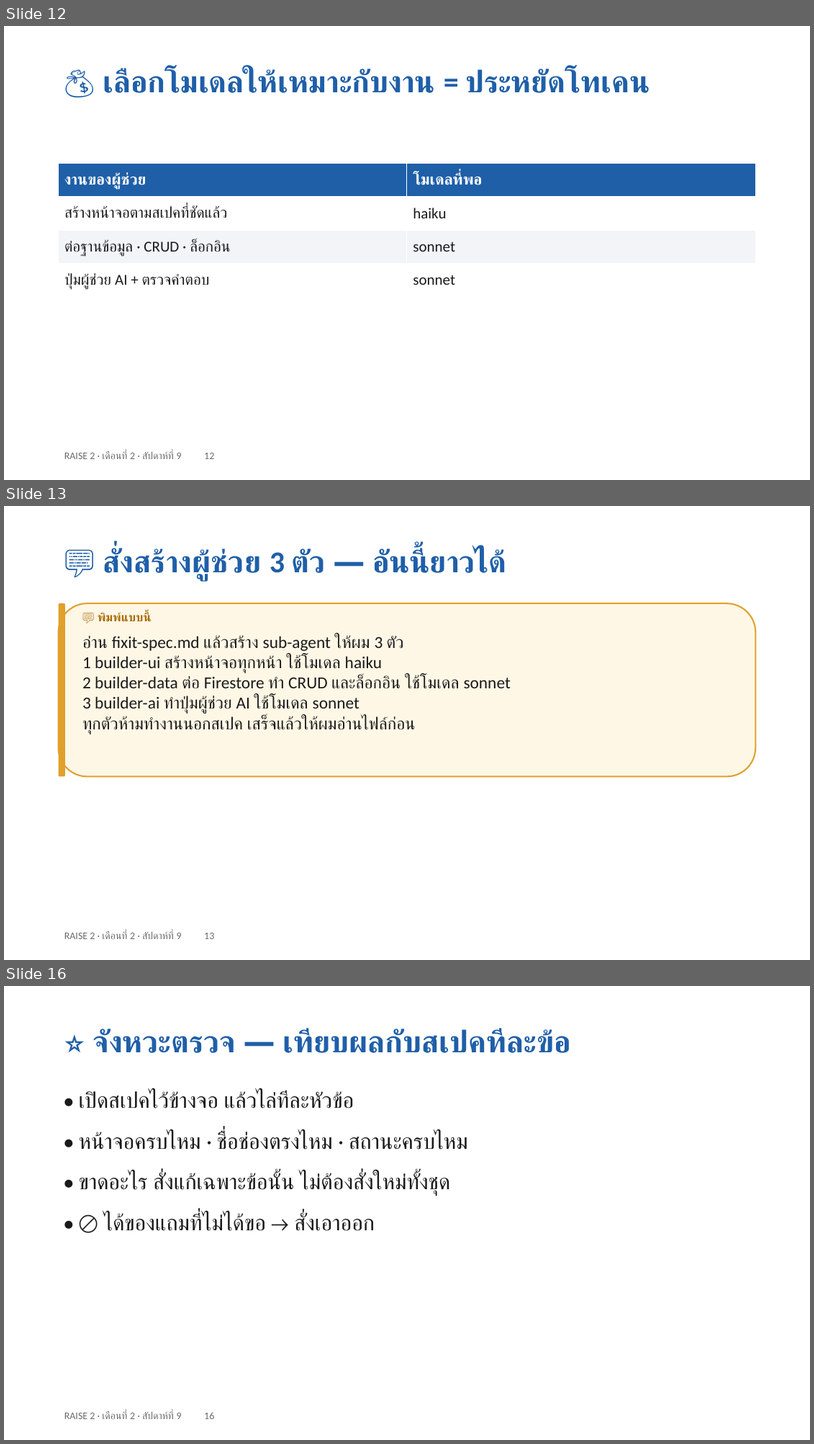
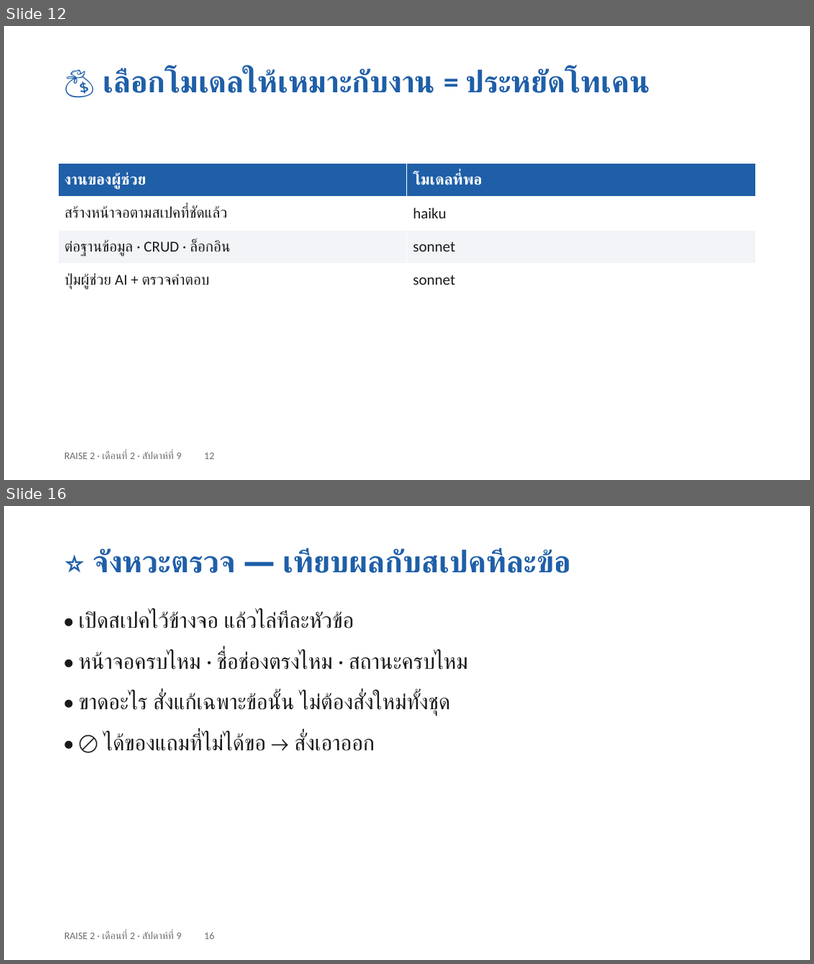
Before and after one commit to cnacha-mfu/raise2-module2, a slide deck: materials/week9/w9-slides.pptx. Shown one above the other, each under a label of ours: slides 12, 13 and 16 before the commit, slides 12 and 16 after it; the slides between them are not shown. The pictures are 814x1444 and 814x964 pixels, drawn with LibreOffice and Linux fonts; fonts in the diff are those of the drawing. Boxes give left, top, right and bottom in pixels: in the first picture for what was removed or moved away, otherwise in the second. Text is boxed around its words. In the diff, an @@ line names an element or a change of style, - is before the commit and + after.

```diff
--- a/materials/week9/w9-slides.pptx
+++ b/materials/week9/w9-slides.pptx
@@ slide 13 removed at (4, 506, 810, 960), background #FFFFFF @@
@@ text removed at (103, 549, 505, 581) @@
-💬 สั่งสร้างผู้ช่วย 3 ตัว — อันนี้ยาวได้
@@ rounded rectangle removed at (59, 603, 756, 777) @@
@@ rounded rectangle removed at (59, 603, 65, 777) @@
@@ text removed at (98, 613, 149, 622) @@
-💬 พิมพ์แบบนี้
@@ text removed at (82, 635, 511, 734) @@
-อ่าน fixit-spec.md แล้วสร้าง sub-agent ให้ผม 3 ตัว
-1 builder-ui สร้างหน้าจอทุกหน้า ใช้โมเดล haiku
-2 builder-data ต่อ Firestore ทำ CRUD และล็อกอิน ใช้โมเดล sonnet
-3 builder-ai ทำปุ่มผู้ช่วย AI ใช้โมเดล sonnet
-ทุกตัวห้ามทำงานนอกสเปค เสร็จแล้วให้ผมอ่านไฟล์ก่อน
@@ text removed at (64, 931, 214, 939) @@
-RAISE 2 · เดือนที่ 2 · สัปดาห์ที่ 9 13
```
Also in this commit, not shown: 3 slides changed, 1 slide added, 5 other files.
